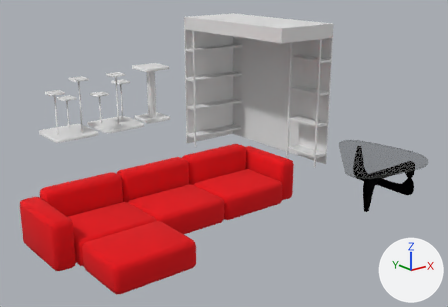
One commit to the Blender file static/avour.app/scenes/furnitures.blend: the scene before it, then after it.
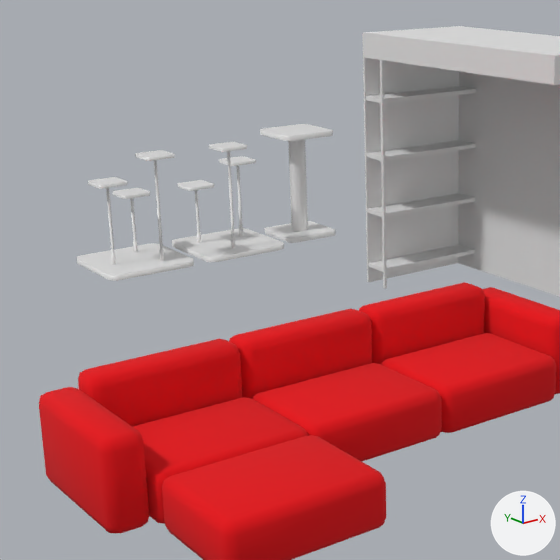
Old and new are each drawn whole from a 50 mm camera at (-7.51, -8.86, 3.56) aimed at (-1.26, -1.05, 0.44) and again close up on the part from 0% to 63% of the width and 0% to 93% of the height. Arrows for +X, +Y and +Z are at lower right; the lights stay in place.

The first close-up shows 'couch', 'shelve.01', 'stand.001', 'stand.002', 'stand.003'.
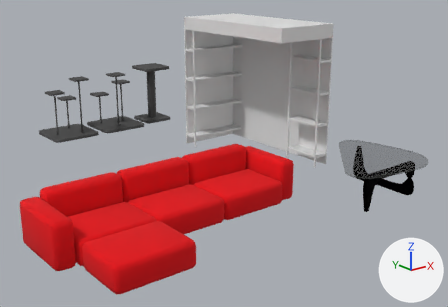
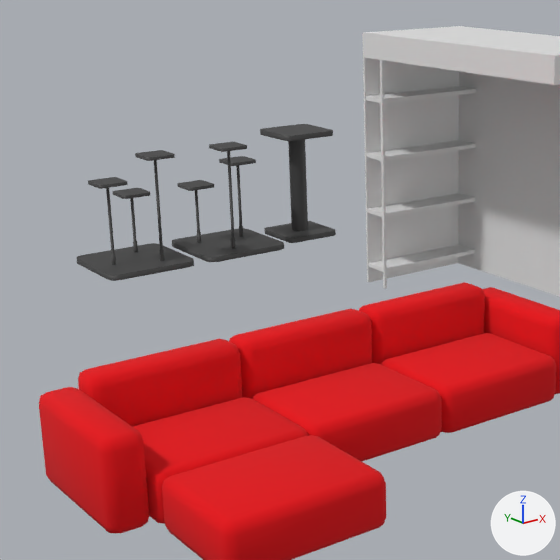
Where the change shows, as pixel boxes [x1, y1, x2, y2] in the close-ups (560 x 560 px):
```json
{"object": "stand.002", "change": "recoloured", "before": [77, 150, 194, 281], "after": [77, 150, 194, 281]}
{"object": "stand.001", "change": "recoloured", "before": [172, 142, 284, 262], "after": [172, 142, 284, 262]}
{"object": "stand.003", "change": "recoloured", "before": [260, 124, 336, 243], "after": [260, 124, 336, 243]}
```

Edits to the scene script, one JSON object a line:
```json
{"op": "set", "path": "mat_material.base_color", "old": "(0.8, 0.8, 0.8)", "new": "(0.0524, 0.0524, 0.0524)", "note": "white #e7e7e7 -> black #414141"}
```
